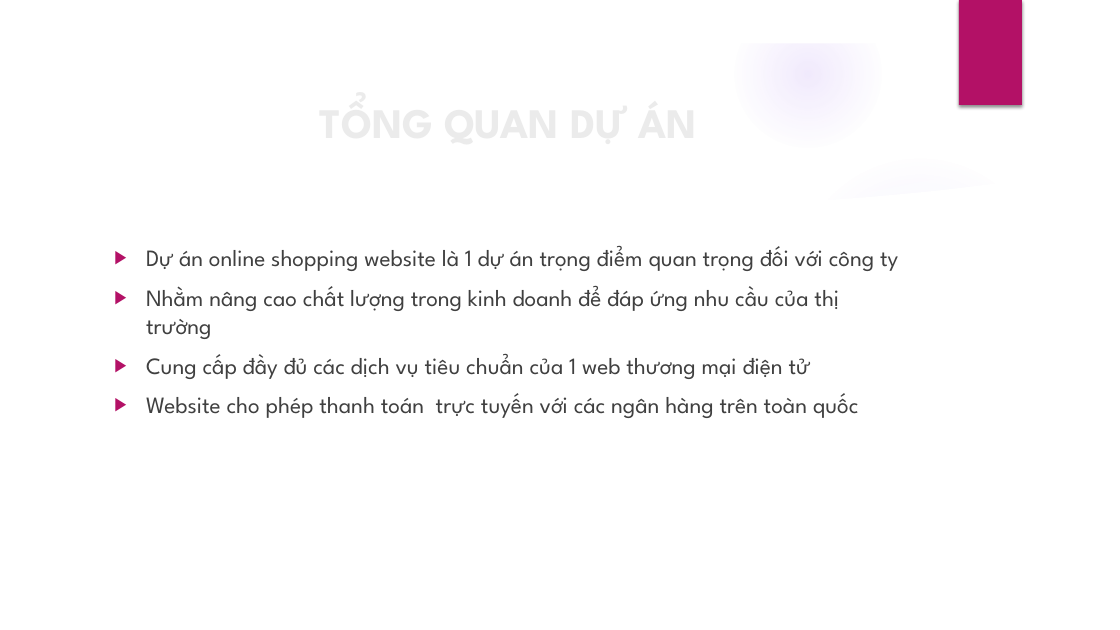
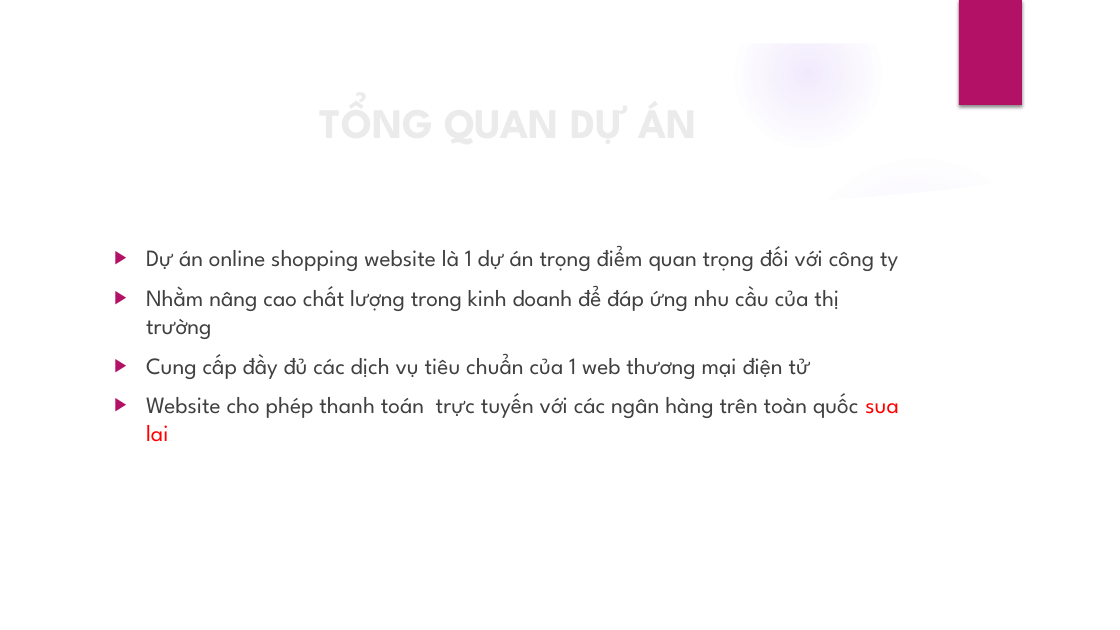
Before and after one commit to sondc/SWM_Project, a slide deck: slide 3 of Document/Slide_Project.pptx. Drawn at 1120x630 pixels with LibreOffice and Linux fonts; fonts in the diff are those of the drawing; background and template pictures are left out. Boxes give left, top, right and bottom in pixels: in the first picture for what was removed or moved away, otherwise in the second. Text is boxed around its words. In the diff, an @@ line names an element or a change of style, - is before the commit and + after.

Commit message:
Slide update

```diff
--- a/Document/Slide_Project.pptx
+++ b/Document/Slide_Project.pptx
@@ text at (146,393,898,442): text changed @@
-▶ Website cho phép thanh toán trực tuyến với các ngân hàng trên toàn quốc
+▶ Website cho phép thanh toán trực tuyến với các ngân hàng trên toàn quốc sua lai
```
